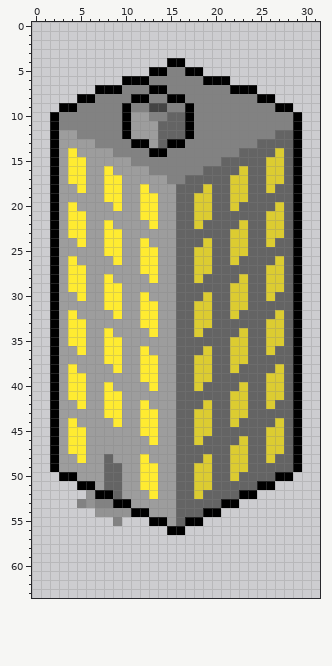
Two versions of one pixel-art sprite, Project Citybuilder/img/buildings/apartment/apartment-1.png. That is the earlier state.
The file is 32x64 pixels. Colours within 5 levels of each other are drawn and written as one.
And afterwards:
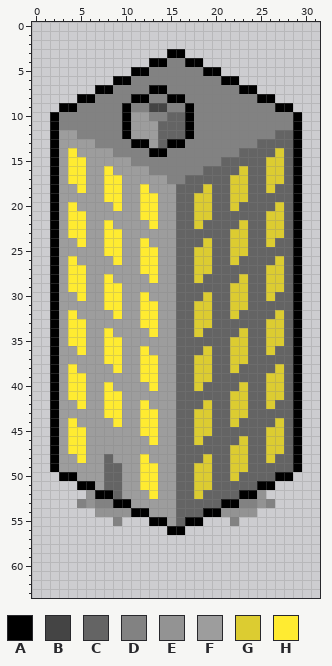
Palette (. is transparent): A #000000  B #444444  C #646464  D #828282  E #939393  F #9d9d9d  G #dccc31  H #ffeb31
Edits made:
@@ x 7..24 @@
  2 ..................
- 3 ..................
- 4 ........AA........
- 5 ......AADDAA......
- 6 ...AAADDDDDDAAA...
- 7 AAADDDAADDDDDDDAAA
+ 3 ........AA........
+ 4 ......AADDAA......
+ 5 ....AADDDDDDAA....
+ 6 ..AADDDDDDDDDDAA..
+ 7 AADDDDAADDDDDDDDAA
  8 DDDDAADDAADDDDDDDD
@@ x 19..28 @@
 51 GCCCCCAA..
-52 CCCCAA....
-53 CCAA......
-54 AA........
-55 ..........
+52 CCCCAAE...
+53 CCAADDED..
+54 AAEEEE....
+55 ...D......
 56 ..........
